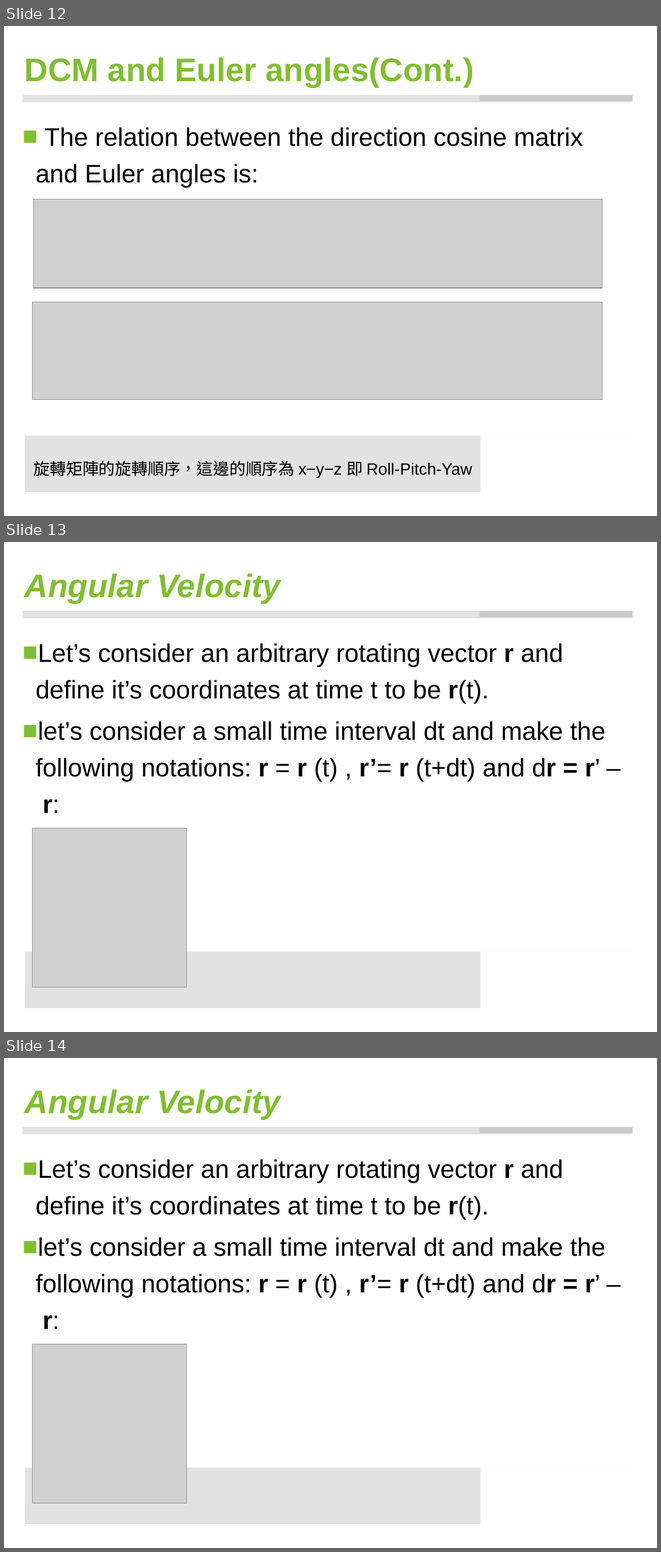
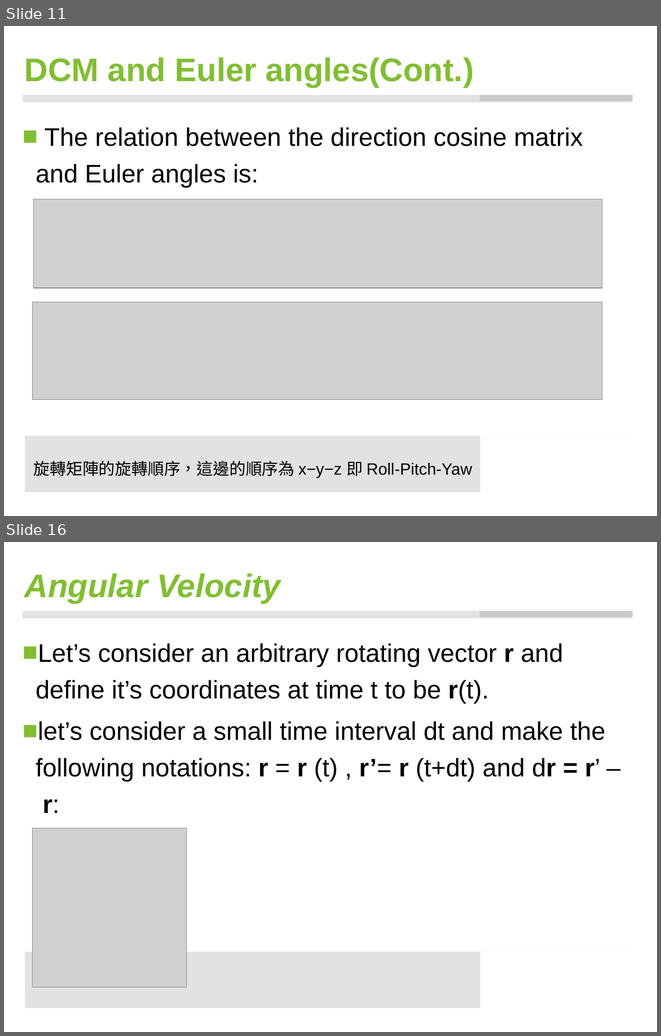
Before and after one commit to ccccjason/VR, a slide deck: data/my_dcm/DCM.pptx. Shown one above the other, each under a label of ours: slides 12, 13 and 14 before the commit, slides 11 and 16 after it; the slides between them are not shown. The pictures are 661x1552 and 661x1036 pixels, drawn with LibreOffice and Linux fonts; fonts in the diff are those of the drawing; grey boxes stand for pictures; background and template pictures are left out. Boxes give left, top, right and bottom in pixels: in the first picture for what was removed or moved away, otherwise in the second. Text is boxed around its words. In the diff, an @@ line names an element or a change of style, - is before the commit and + after.

```diff
--- a/data/my_dcm/DCM.pptx
+++ b/data/my_dcm/DCM.pptx
@@ slide 13 removed at box(4, 542, 657, 1032), background #FFFFFF; not listed: 4 template elements that a slide beside it also shows @@
@@ title removed at box(25, 573, 281, 603) @@
-Angular Velocity
@@ text removed at box(23, 643, 606, 813) @@
-■ Let’s consider an arbitrary rotating vector r and define it’s coordinates at time t to be r(t).
-■ let’s consider a small time interval dt and make the following notations: r = r (t) , r’= r (t+dt) and dr = r’ – r:
@@ picture removed at box(32, 828, 186, 987) @@
@@ what was slide 12 is now slide 11 @@
@@ what was slide 14 is now slide 16 @@
```
Also in this commit, not shown: 2 slides changed, 4 slides added, 1 other slide removed.
